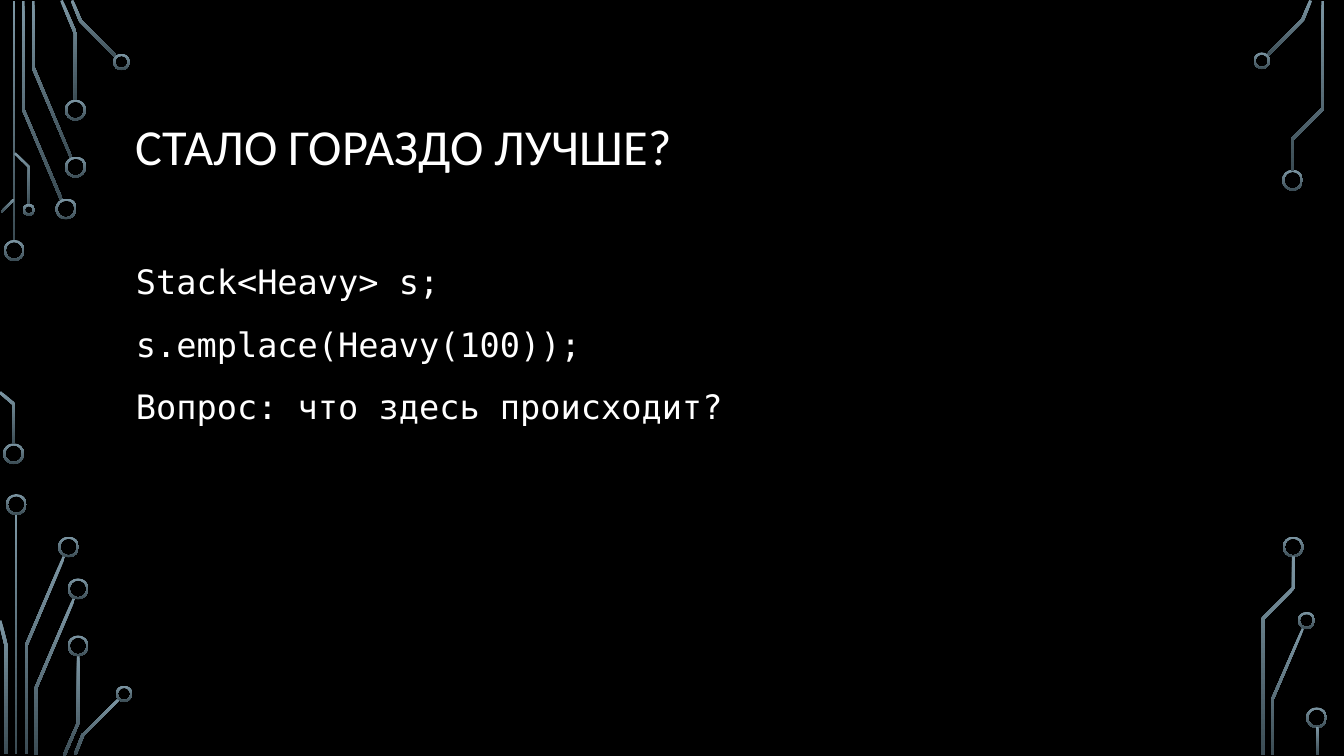
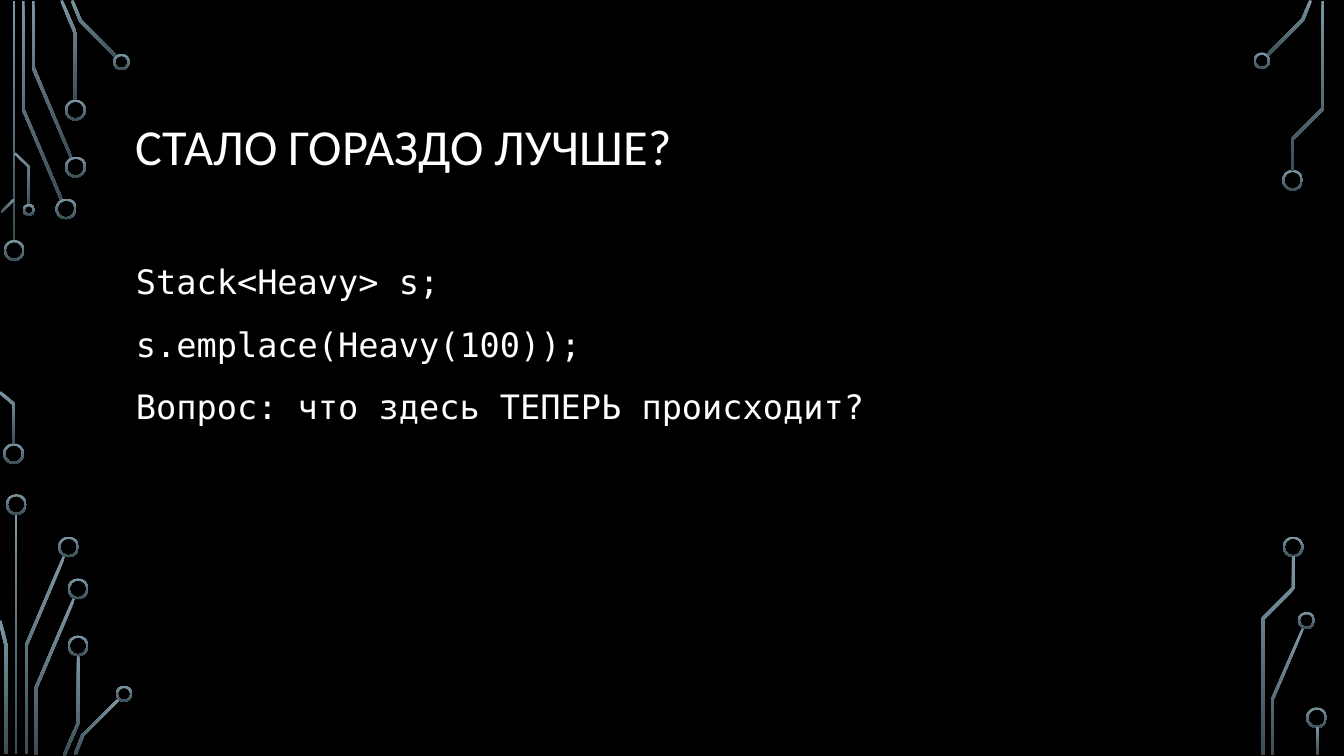
Before and after one commit to MIPT-ILab/cpp-lects-rus, a slide deck: slide 34 of slides/lec2-6-variadics.pptx (slide 21 before the commit). Drawn at 1344x756 pixels with LibreOffice and Linux fonts; fonts in the diff are those of the drawing; background and template pictures are left out. Boxes give left, top, right and bottom in pixels: in the first picture for what was removed or moved away, otherwise in the second. Text is boxed around its words. In the diff, an @@ line names an element or a change of style, - is before the commit and + after.

```diff
--- a/slides/lec2-6-variadics.pptx
+++ b/slides/lec2-6-variadics.pptx
@@ text at (136, 394, 865, 426): text changed @@
-Вопрос: что здесь происходит?
+Вопрос: что здесь ТЕПЕРЬ происходит?
```
Also in this commit, not shown: 11 other slides changed, 31 slides added, 4 other files.
